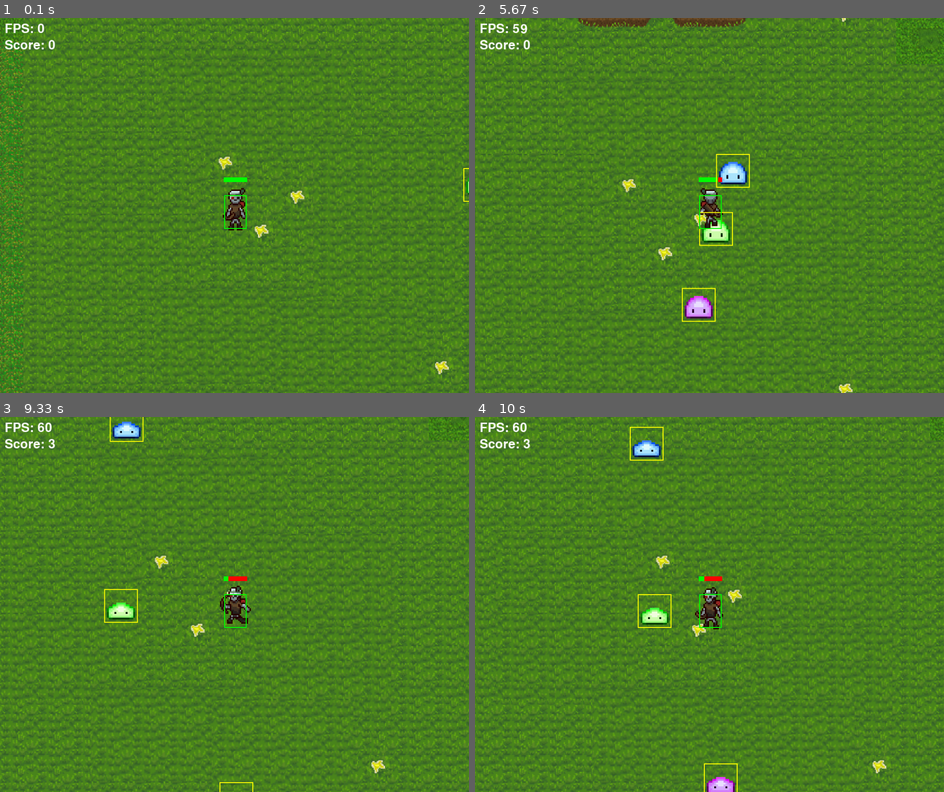
Above: before the commit, frames 1-4 (two rows, left to right).
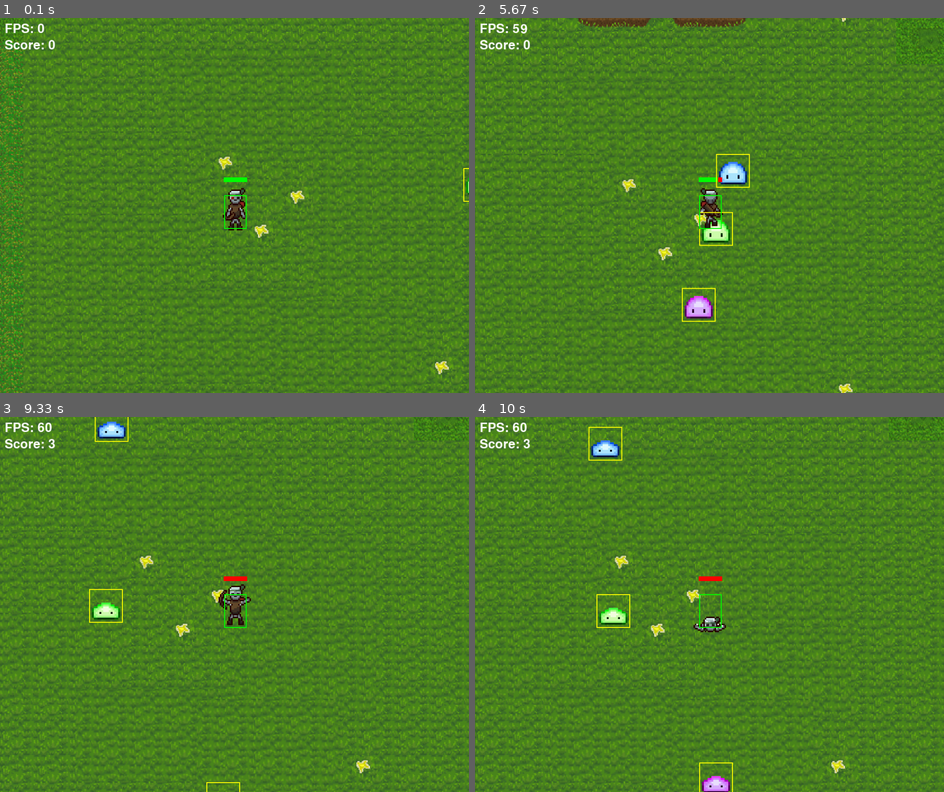
Above: after the commit, the same moments.

Repository: sunwindsss/Pygame-Projekts
Game: pygame game, started from entry.py
Two runs of this game, one before a commit and one after it. Both use one fixed random seed, a clock stepped at 60 frames per second and the inputs below.
Inputs:
- Up to frame 1 (0.1 s): no input
- Up to frame 2 (5.67 s): hold D 0.33-0.8 s; hold W 0.83-1.13 s; tap Space at 0.9, 1.23, 1.53, 1.73, 2.03, 2.3, 2.63, 2.93, 3.07, 3.47, 3.77, 4.13, 4.53, 4.83, 5.03, 5.33, 5.53 s; hold D 1.17-1.63 s; hold A 1.67-2.2 s; hold S 2.23-2.53 s; hold A 2.57-2.97 s; hold W 3-3.37 s; hold D 3.4-4.03 s; hold S 4.07-4.43 s; hold A 4.47-4.93 s; hold D 4.97-5.43 s; hold W from 5.47 s (still down)
- Up to frame 3 (9.33 s): release W at 5.77 s; hold D 5.8-6.27 s; tap Space at 5.87, 6.17, 6.37, 6.67, 6.93, 7.27, 7.57, 7.7, 8.1, 8.4, 8.77, 9.17 s; hold A 6.3-6.83 s; hold S 6.87-7.17 s; hold A 7.2-7.6 s; hold W 7.63-8 s; hold D 8.03-8.67 s; hold S 8.7-9.07 s; hold A from 9.1 s (still down)
- Up to frame 4 (10 s): tap Space at 9.47 s; release A at 9.57 s

Frames 1-2 are identical in both runs. In frame 3, 17% of the frame differs, in the area x 0-100%, y 0-100%; in frame 4, 19%.

Commit message:
Game balance changes
Passive HP regen now works only when idle;
HP Potions spawn after every 15th score.
Enemies get buffed and deal more damage after every 25th score.

Added faded text that shows up when enemies get buffed. (a new function as well) + sound effect for the text pop-up

Some other minor tweaks to variables.
Removed visible hitboxes as I'm pushing this to main.

Diff:
--- a/entry.py
+++ b/entry.py
@@ -7,6 +7,7 @@
     Initializes some basic game variables.
     """
     global WIDTH, HEIGHT, BACKGROUND_WIDTH, BACKGROUND_HEIGHT, PLAYER_WIDTH, PLAYER_HEIGHT, FPS, speed, speed_linear, speed_diagonal, MAX_ARROWS, ARROW_SPEED,WIN, last_shot_time
+    global enemy_speed_linear, enemy_speed_diagonal
     WIDTH, HEIGHT = 1000, 800
     BACKGROUND_WIDTH, BACKGROUND_HEIGHT = 100, 100 # Black background size (UNUSED!!)
     PLAYER_WIDTH, PLAYER_HEIGHT = 144, 144 # Attached to some settings in regards to player location on screen
@@ -18,6 +19,8 @@
     speed = 4
     speed_linear = 4
     speed_diagonal = 2.828 # Coefficient 0.707 in regards to linear speed
+    enemy_speed_linear = 2
+    enemy_speed_diagonal = 1.414
 
 def set_color_codes():
     """
@@ -92,16 +95,18 @@
     """
     Load and initialize sound effects for the game mode.
     """
-    global arrow_shoot, death, enemy_hit, take_potion
+    global arrow_shoot, death, enemy_hit, take_potion, level_up
     arrow_shoot = pygame.mixer.Sound('sounds/arrow_shoot.wav')
     death = pygame.mixer.Sound('sounds/death.wav')
     enemy_hit = pygame.mixer.Sound('sounds/enemy_hit.wav')
     take_potion = pygame.mixer.Sound('sounds/take_potion.wav')
+    level_up = pygame.mixer.Sound('sounds/level_up.wav')
 
     take_potion.set_volume(0.3)
     arrow_shoot.set_volume(0.3)
     death.set_volume(0.5)
     enemy_hit.set_volume(0.3)
+    level_up.set_volume(0.4)
 
 
 def load_background_tiles():
@@ -293,13 +298,15 @@
         last_lift_up: The last key that was released
     """
     global running, last_lift_up, player_health, enemy1_health, enemy2_health, enemy3_health, last_shot_time, current_time, action, frame
+    global modifier
+
     for event in pygame.event.get():
         if event.type == pygame.QUIT:
             running = False
         elif event.type == pygame.KEYUP:
             last_lift_up = event.key
         elif event.type == PLAYER_HIT:
-            player_health -= 1
+            player_health -= modifier
         elif event.type == ENEMY_HIT1:
             pygame.mixer.Channel(2).play(enemy_hit)
             enemy1_health -= 25
@@ -341,10 +348,6 @@
             #     action = 12
 
 
-
-
-
-
 def update_animation():
     """
     Advances the animation frame based on a specified cooldown time.
@@ -382,7 +385,7 @@
     adjusting the speed for diagonal or linear movement.
     Determines the appropriate animation sequence to use based on the direction of movement.
     """
-    global icon_x, icon_y, player, action, frame, animation_completed, last_shot_time, dead
+    global icon_x, icon_y, player, action, frame, animation_completed, last_shot_time, dead, player_health
     keys = pygame.key.get_pressed()
 
     # Adjust speed based on linear or diagonal movement
@@ -412,6 +415,8 @@
 
     if sum(keys) == 0 and last_lift_up != pygame.K_SPACE and dead == False:
         animation_completed = False
+        if player_health<100:
+            player_health += 0.05 # Player healing while idle
         if last_lift_up == pygame.K_w:
             action = 7
         elif last_lift_up == pygame.K_s:
@@ -473,23 +478,24 @@
 # Enemy stuff
 def enemy_pathfinding(enemy, player):
     global enemy_action
+    global enemy_speed_linear, enemy_speed_diagonal
 
     # Adjust speed based on linear or diagonal movement
     if ((enemy.x > player.x) or (enemy.x < player.x)) and ((enemy.y > player.y) or (enemy.y < player.y)):
-        speed = speed_diagonal  # Reduce speed for diagonal movement
+        enemy_speed = enemy_speed_diagonal  # Reduce speed for diagonal movement
     else:
-        speed = speed_linear
+        enemy_speed = enemy_speed_linear
 
     if player.x > enemy.x:
-        enemy.x += speed/2
+        enemy.x += enemy_speed
         enemy_action = 0
     if player.x < enemy.x:
-        enemy.x -= speed/2
+        enemy.x -= enemy_speed
         enemy_action = 0
     if player.y > enemy.y:
-        enemy.y += speed/2
+        enemy.y += enemy_speed
     if player.y < enemy.y:
-        enemy.y -= speed/2
+        enemy.y -= enemy_speed
 
 def enemy_spawn(player):
     square_top_left_x = player.x - 500
@@ -600,6 +606,30 @@
         if player.colliderect(pickup):
             pygame.mixer.Channel(3).play(take_potion)
             health_pickups.remove(pickup)
+
+def draw_fading_text(surface, text, position, start_time, duration, color, font):
+    """
+    Renders faded text based on predefined fadeout time.
+    Used for 'Enemy Level-Up' popup.
+    """
+    current_time = pygame.time.get_ticks()
+    time_passed = current_time - start_time
+
+    if time_passed <= duration:
+        # Calculate transparency based on time passed
+        alpha = max(255 - (255 * time_passed // duration), 0)
+
+        # Render the text
+        text_surface = font.render(text, True, color)
+        text_surface.set_alpha(alpha)
+
+        # Create a temporary surface with alpha
+        temp_surface = pygame.Surface(text_surface.get_size(), pygame.SRCALPHA)
+        temp_surface.blit(text_surface, (0, 0))
+
+        # Blit the temporary surface onto the main surface
+        surface.blit(temp_surface, position)
+
 
 def draw_fps_counter():
     """
@@ -763,6 +793,9 @@
     """
     global running,player_health, player, health_bar, enemy1_health, enemy2_health, enemy3_health, score, player_arrows_R, player_arrows_L, player_arrows_UP, player_arrows_DOWN, enemy1, enemy2, enemy3, current_time, dead, frame, action
     global health_pickups
+    global modifier
+    global enemy_speed_linear, enemy_speed_diagonal
+    global level_up
 
     health_pickups = []
 
@@ -791,8 +824,14 @@
     enemy3_health = 50
 
     score = 0
+    modifier = 1
 
     dead = False
+
+    # Variables for fade-out effect
+    start_time = None
+    fade_text = ""
+    fade_duration = 3000  # Duration of the fade effect in milliseconds (2000 ms = 2 seconds)
 
     enemy1 = pygame.Rect(enemy1_icon_x, enemy1_icon_y, PLAYER_WIDTH/2,PLAYER_HEIGHT/2)
     enemy2 = pygame.Rect(enemy2_icon_x, enemy2_icon_y, PLAYER_WIDTH/2,PLAYER_HEIGHT/2)
@@ -801,31 +840,46 @@
     while running:
         current_time = pygame.time.get_ticks()
         if enemy1_health <= 0:
-            if score % 5 == 0:
+            if score % 15 == 0:
                 generate_health_pickup(enemy1.x, enemy1.y)
+            if score % 25 == 0 and score != 0:
+                modifier += 0.4
+                start_time = pygame.time.get_ticks()
+                pygame.mixer.Channel(7).play(level_up)
+                fade_text = "Enemies have leveled up!"
             score += 1
             enemy1_coordinate = enemy_spawn(player)
             enemy1_icon_x = enemy1_coordinate[0]
             enemy1_icon_y = enemy1_coordinate[1]
-            enemy1_health = 50
+            enemy1_health = 50 * modifier
             enemy1 = pygame.Rect(enemy1_icon_x, enemy1_icon_y, PLAYER_WIDTH/2,PLAYER_HEIGHT/2)
         if enemy2_health <= 0:
-            if score % 5 == 0:
+            if score % 15 == 0:
                 generate_health_pickup(enemy2.x, enemy2.y)
+            if score % 25 == 0 and score != 0:
+                modifier += 0.4
+                start_time = pygame.time.get_ticks()
+                pygame.mixer.Channel(7).play(level_up)
+                fade_text = "Enemies have leveled up!"
             score +=1
             enemy2_coordinate = enemy_spawn(player)
             enemy2_icon_x = enemy2_coordinate[0]
             enemy2_icon_y = enemy2_coordinate[1]
-            enemy2_health = 50
+            enemy2_health = 50 * modifier
             enemy2 = pygame.Rect(enemy2_icon_x, enemy2_icon_y, PLAYER_WIDTH/2,PLAYER_HEIGHT/2)
         if enemy3_health <= 0:
-            if score % 5 == 0:
+            if score % 15 == 0:
                 generate_health_pickup(enemy3.x, enemy3.y)
+            if score % 25 == 0 and score != 0:
+                modifier += 0.4
+                start_time = pygame.time.get_ticks()
+                pygame.mixer.Channel(7).play(level_up)
+                fade_text = "Enemies have leveled up!"
             score +=1
             enemy3_coordinate = enemy_spawn(player)
             enemy3_icon_x = enemy3_coordinate[0]
             enemy3_icon_y = enemy3_coordinate[1]
-            enemy3_health = 50
+            enemy3_health = 50 * modifier
             enemy3 = pygame.Rect(enemy3_icon_x, enemy3_icon_y, PLAYER_WIDTH/2,PLAYER_HEIGHT/2)
 
         # death animation execution
@@ -833,8 +887,6 @@
             print("Game over")
             game_over_screen()
             break
-
-
 
         health_bar.hp = player_health
         handle_events()
@@ -852,8 +904,12 @@
         draw_elements(enemy1, enemy2, enemy3, animation_list1, animation_list2, animation_list3, player_arrows_R, player_arrows_L, player_arrows_UP, player_arrows_DOWN)
         draw_fps_counter()
 
-        if player_health<100:
-            player_health += 0.1
+        # Draw fading text if needed
+        if start_time is not None:
+            draw_fading_text(screen, fade_text, (326, 60), start_time, fade_duration, WHITE, font)
+            if current_time - start_time > fade_duration:
+                start_time = None  # Reset fade_start_time after the text has faded out
+
         pygame.display.update()
         clock.tick(FPS)
 
Not shown, added: sounds/level_up.wav
